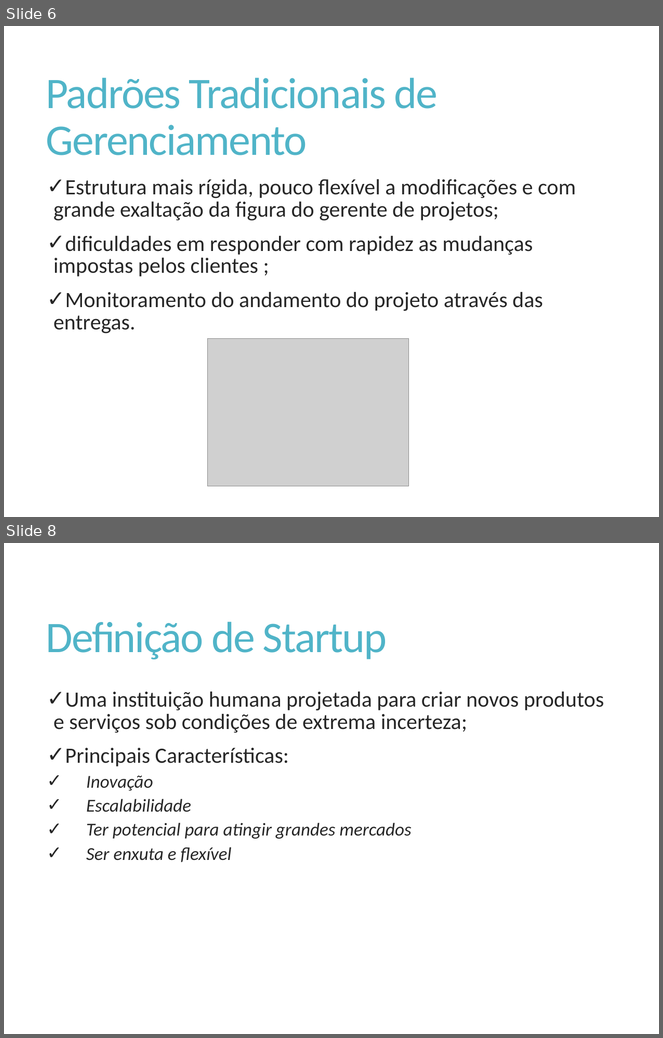
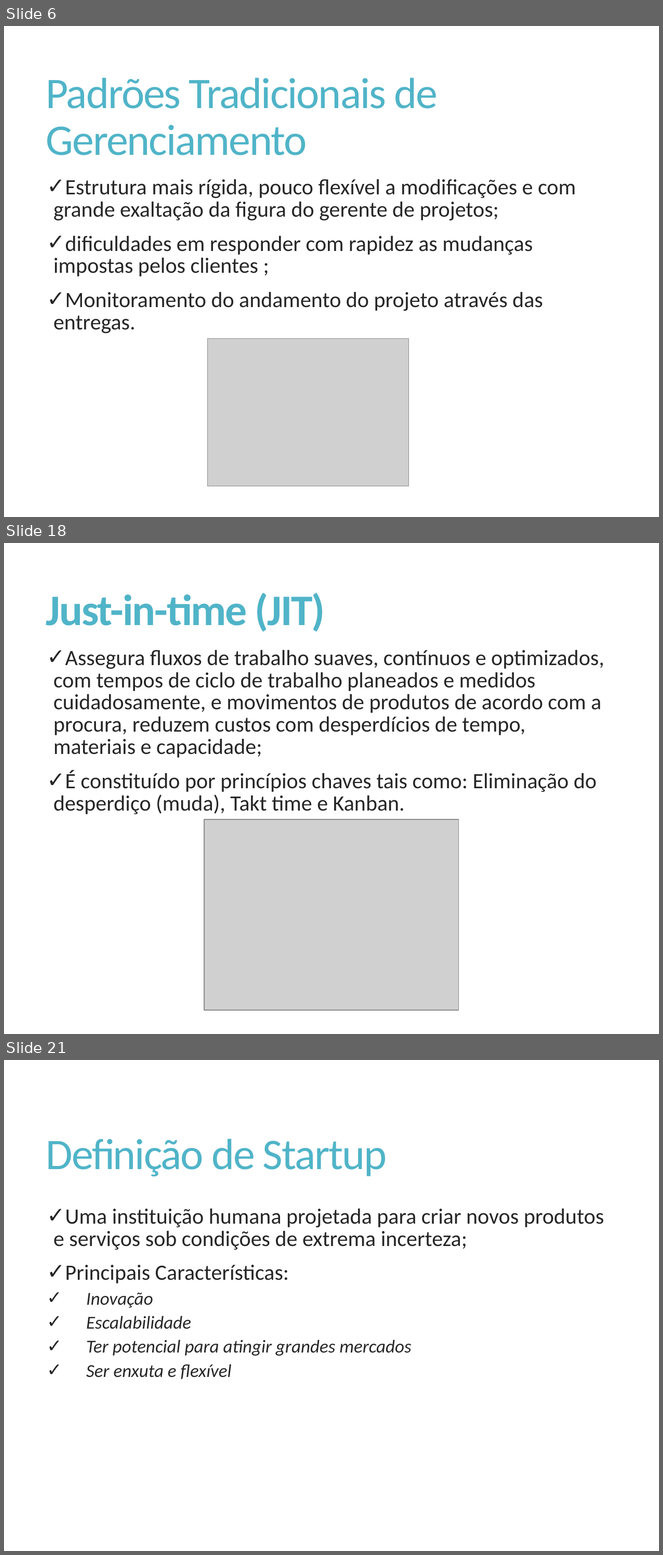
Before and after one commit to Elton-Garbin/TCC-2016, a slide deck: StartIdea/StartIdea.Docs/Apresentacao.pptx. Shown one above the other, each under a label of ours: slides 6 and 8 before the commit, slides 6, 18 and 21 after it; the slides between them are not shown. The pictures are 663x1038 and 663x1555 pixels, drawn with LibreOffice and Linux fonts; fonts in the diff are those of the drawing; grey boxes stand for pictures. Boxes give left, top, right and bottom in pixels: in the first picture for what was removed or moved away, otherwise in the second. Text is boxed around its words. In the diff, an @@ line names an element or a change of style, - is before the commit and + after.

```diff
--- a/StartIdea/StartIdea.Docs/Apresentacao.pptx
+++ b/StartIdea/StartIdea.Docs/Apresentacao.pptx
@@ slide 18 added at [4,543,659,1034], background #FFFFFF @@
@@ title added at [46,593,325,632], 48 pt, text #50B4C8, bold @@
+Just-in-time (JIT)
@@ text added at [53,650,605,814], 24 pt, text #262626 @@
+✓ Assegura fluxos de trabalho suaves, contínuos e optimizados, com tempos de ciclo de trabalho planeados e medidos cuidadosamente, e movimentos de produtos de acordo com a procura, reduzem custos com desperdícios de tempo, materiais e capacidade;
+✓ É constituído por princípios chaves tais como: Eliminação do desperdiço (muda), Takt time e Kanban.
@@ picture added at [205,820,458,1010] @@
@@ what was slide 8 is now slide 21 @@
```
Also in this commit, not shown: 2 slides changed, 12 other slides added.
